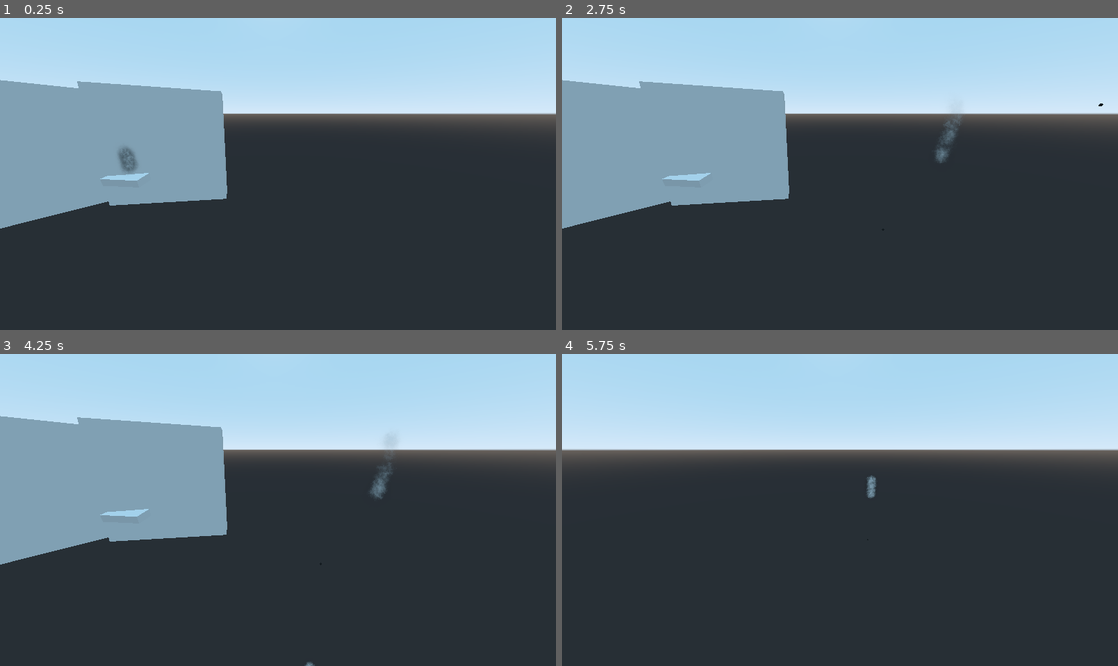
Above: before the commit, frames 1-4 (two rows, left to right).
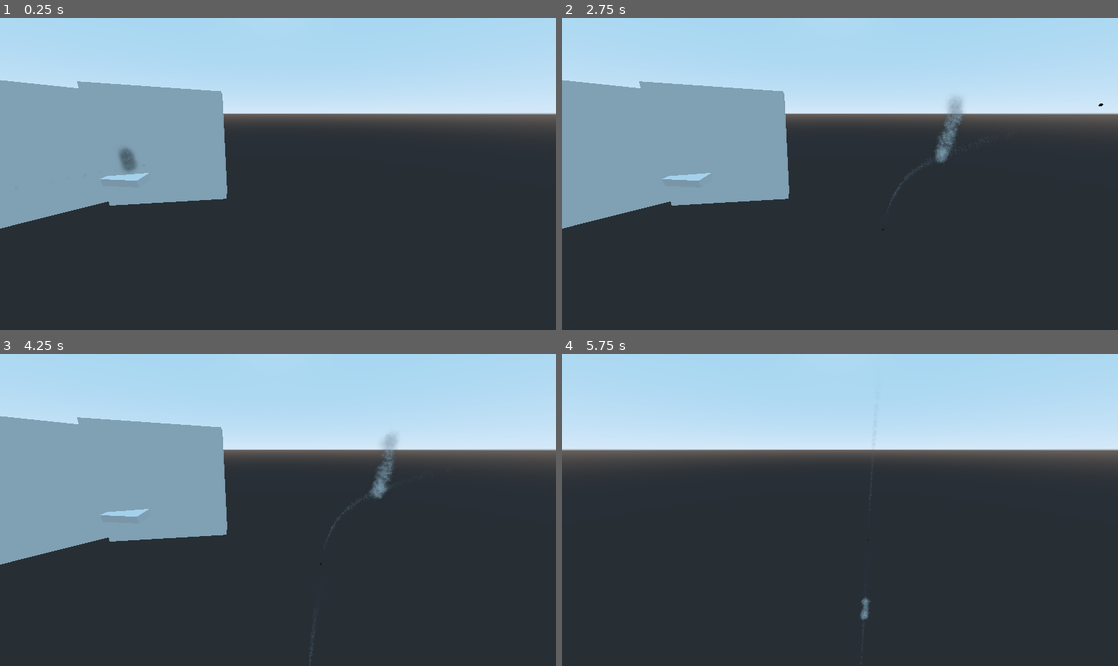
Above: after the commit, the same moments.

Repository: D-Niermann/SailingGame
Game: Godot game, scene res://nodes/CollisionTestScene2.tscn
Same seed, same stepped clock (60 frames per second), same inputs: the game is played once before the commit and once after it. This scene is started directly instead of the project's main scene. The engine's default icon, where the game draws it, is replaced by a stand-in: a white triangle on a blue panel in a dark square.
Inputs (mouse positions are in pixels of both pictures, inside the frame that each line leads up to):
- Up to frame 1 (0.25 s): no input
- Up to frame 2 (2.75 s): tap Enter (ui_accept) at 0.5, 0.77, 0.8, 1.07, 2.3 s; move the mouse to (962, 158) at 0.52 s; hold E (RotateCannonRight) 0.53-1.25 s; tap X (FireCannons) at 0.6, 2.1 s; click (962, 158) at 0.67 s; drag from (728, 189) to (812, 236) at 1.27 s; move the mouse to (895, 105) at 2.02 s; hold E (RotateCannonRight) from 2.03 s (still down); click (895, 105) at 2.17 s
- Up to frame 3 (4.25 s): release E (RotateCannonRight) at 2.75 s; drag from (250, 572) to (111, 463) at 2.77 s; move the mouse to (444, 556) at 3.52 s; hold Q (RotateCannonLeft) from 3.53 s (still down); hold R from 3.53 s (still down); click (444, 556) at 3.67 s; tap Enter (ui_accept) at 3.77, 3.8, 4.07 s
- Up to frame 4 (5.75 s): release Q (RotateCannonLeft) at 4.25 s; release R at 4.25 s; drag from (673, 463) to (756, 432) at 4.27 s; move the mouse to (867, 510) at 5.02 s; hold S from 5.03 s (still down); tap X (FireCannons) at 5.1 s; click (867, 510) at 5.17 s; tap Enter (ui_accept) at 5.3 s

The runs differ from the first frame. In frame 1, less than 0.1% of the frame differs, in the area x 22-24%, y 42-48%; in frame 2, 0.3%, in the area x 58-77%, y 25-60%; in frame 3, 0.2%; in frame 4, 0.2%.

Commit message:
added mockup gui

Diff:
--- a/Ball2.tscn
+++ b/Ball2.tscn
@@ -1,14 +1,60 @@
-[gd_scene load_steps=7 format=2]
+[gd_scene load_steps=15 format=2]
 
 [ext_resource path="res://nodes/TestCollision.gd" type="Script" id=1]
 [ext_resource path="res://materials/Black.tres" type="Material" id=2]
 [ext_resource path="res://nodes/Boye.gd" type="Script" id=3]
 [ext_resource path="res://nodes/WaterEnteredParticles.tscn" type="PackedScene" id=4]
+[ext_resource path="res://addons/kenney_particle_pack/smoke_03.png" type="Texture" id=5]
 
 [sub_resource type="SphereMesh" id=1]
 
 [sub_resource type="SphereShape" id=2]
 radius = 1.04042
+
+[sub_resource type="SpatialMaterial" id=3]
+render_priority = 1
+flags_transparent = true
+flags_vertex_lighting = true
+vertex_color_use_as_albedo = true
+params_billboard_mode = 3
+particles_anim_h_frames = 1
+particles_anim_v_frames = 1
+particles_anim_loop = false
+albedo_color = Color( 1, 1, 1, 0.392157 )
+albedo_texture = ExtResource( 5 )
+metallic_specular = 0.45
+
+[sub_resource type="Gradient" id=10]
+offsets = PoolRealArray( 0, 0.162602, 0.633423, 0.781671 )
+colors = PoolColorArray( 0, 0, 0, 0, 1, 1, 1, 1, 1, 1, 1, 0.0304779, 1, 1, 1, 0 )
+
+[sub_resource type="GradientTexture" id=11]
+gradient = SubResource( 10 )
+
+[sub_resource type="Curve" id=6]
+_data = [ Vector2( 0, 0.2125 ), 0.0, 0.0, 0, 0, Vector2( 1, 0.839773 ), 0.0, 0.0, 0, 0 ]
+
+[sub_resource type="CurveTexture" id=7]
+curve = SubResource( 6 )
+
+[sub_resource type="ParticlesMaterial" id=8]
+lifetime_randomness = 0.22
+direction = Vector3( 0, 1, 0 )
+spread = 2.16
+gravity = Vector3( 0, -5, 4 )
+angular_velocity = 56.55
+angular_velocity_random = 1.0
+damping = 5.3
+damping_random = 0.12
+angle = 263.7
+angle_random = 1.0
+scale = 0.5
+scale_random = 1.0
+scale_curve = SubResource( 7 )
+color_ramp = SubResource( 11 )
+
+[sub_resource type="QuadMesh" id=9]
+size = Vector2( 5, 5 )
 
 [node name="Ball" type="KinematicBody"]
 transform = Transform( 0.368184, 0, 0, 0, 0.368184, 0, 0, 0, 0.368184, 0, 0, 0 )
@@ -28,3 +74,14 @@
 reactionSpeed = 1.0
 
 [node name="Particles" parent="." instance=ExtResource( 4 )]
+lifetime = 3.0
+
+[node name="trail" parent="." instance=ExtResource( 4 )]
+transform = Transform( 1, 0, 0, 0, 1, 0, 0, 0, 1, -0.0211141, 0, 0.00772725 )
+material_override = SubResource( 3 )
+emitting = true
+amount = 150
+explosiveness = 0.0
+randomness = 0.44
+process_material = SubResource( 8 )
+draw_pass_1 = SubResource( 9 )
--- a/main.tscn
+++ b/main.tscn
@@ -84,6 +84,11 @@
 pitch_factor = 0.1
 yaw_factor = 0.1
 
+[node name="OtherShip" parent="." instance=ExtResource( 13 )]
+transform = Transform( -0.3471, 0, -0.937828, 0, 1, 0, 0.937828, 0, -0.3471, 12.1572, 6.26637, -42.8521 )
+pitch_factor = 0.1
+yaw_factor = 0.1
+
 [node name="Camera" type="Camera" parent="." groups=[
 "Camera",
 ]]
@@ -253,7 +258,7 @@
 stringToHuman2 = "../NavMeshCont/Navigation/Human"
 pathToC1 = "../PlayerShipContainer/Ship"
 pathToC2 = "../NavMeshCont"
-a = 1.24785e+06
+a = 1.25614e+06
 
 [node name="Terrain" type="MeshInstance" parent="."]
 transform = Transform( 598.053, 1.20345, 0, -1.93904, 2.1846, 0, 0, 0, 395.96, 109.61, -5.91, 20.75 )
@@ -274,10 +279,10 @@
 material/0 = ExtResource( 5 )
 
 [node name="Cloud" type="Sprite3D" parent="."]
-transform = Transform( -5.83686, -2.14116, -9.35852e-08, 6.57252e-14, -4.89131e-08, 1.119, -2.14116, 5.83686, 2.55135e-07, 65.7378, 129.746, 118.046 )
+transform = Transform( -6.14913, 0.91858, 4.01572e-08, 6.57252e-14, -4.89131e-08, 1.119, 0.91858, 6.14913, 2.6878e-07, 65.7378, 129.746, 118.046 )
 cast_shadow = 3
 modulate = Color( 0.52549, 0.541176, 1, 0.498039 )
-opacity = 0.190217
+opacity = 0.779001
 pixel_size = 0.09
 shaded = true
 alpha_cut = 2
@@ -285,10 +290,10 @@
 script = ExtResource( 19 )
 
 [node name="Sprite3D12" type="Sprite3D" parent="Cloud"]
-transform = Transform( 0.156084, -0.988204, -4.32142e-08, 0.988204, 0.156084, -3.6885e-08, 4.31942e-08, -3.68955e-08, 0.99951, -1.02624, -49.6376, 0.136757 )
+transform = Transform( 0.0312608, -0.999972, -4.3727e-08, 0.999972, 0.0312608, -4.23449e-08, 4.37073e-08, -4.23518e-08, 0.999493, -1.02594, -49.6479, 0.136757 )
 cast_shadow = 3
 modulate = Color( 0.52549, 0.541176, 1, 0.498039 )
-opacity = 0.160631
+opacity = 0.923354
 pixel_size = 0.09
 shaded = true
 alpha_cut = 2
@@ -296,10 +301,10 @@
 script = ExtResource( 19 )
 
 [node name="Sprite3D13" type="Sprite3D" parent="Cloud"]
-transform = Transform( 0.0820736, -1.85297, -8.09376e-08, 1.85297, 0.0820736, -4.00922e-08, 8.09977e-08, -4.01234e-08, 0.99951, -18.2515, -55.7599, 0.143547 )
+transform = Transform( 0.867722, -1.63933, -7.15979e-08, 1.63933, 0.867722, -5.77691e-09, 7.16581e-08, -5.78216e-09, 0.999493, -18.2494, -55.7695, 0.143547 )
 cast_shadow = 3
 modulate = Color( 0.52549, 0.541176, 1, 0.498039 )
-opacity = 0.841005
+opacity = 0.00492709
 pixel_size = 0.09
 shaded = true
 alpha_cut = 2
@@ -307,10 +312,10 @@
 script = ExtResource( 19 )
 
 [node name="Sprite3D14" type="Sprite3D" parent="Cloud"]
-transform = Transform( -0.929503, -0.369658, -1.61565e-08, 0.369658, -0.929503, -8.4337e-08, 1.61704e-08, -8.43551e-08, 0.99951, -20.9117, -30.0099, 0 )
+transform = Transform( -0.738574, -0.674653, -2.94942e-08, 0.674653, -0.738574, -7.59902e-08, 2.95005e-08, -7.6006e-08, 0.999493, -20.9109, -30.0093, 0 )
 cast_shadow = 3
 modulate = Color( 0.52549, 0.541176, 1, 0.498039 )
-opacity = 0.846479
+opacity = 0.574066
 pixel_size = 0.09
 shaded = true
 alpha_cut = 2
--- a/materials/visual_water_aORG.tres
+++ b/materials/visual_water_aORG.tres
@@ -11,18 +11,15 @@
 [ext_resource path="res://textures/water/gerstner_normal.png" type="Texture" id=9]
 [ext_resource path="res://textures/water/plankton_albedo.png" type="Texture" id=10]
 [ext_resource path="res://textures/water/underwater_overlay.png" type="Texture" id=11]
+[ext_resource path="res://textures/water/gradients/water_gradient_a.tres" type="Gradient" id=12]
 [ext_resource path="res://textures/post/lense_glare_a.png" type="Texture" id=13]
 
 [sub_resource type="ViewportTexture" id=1]
 flags = 4
 viewport_path = NodePath("render_targets/vector_map_buffer")
 
-[sub_resource type="Gradient" id=2]
-offsets = PoolRealArray( 0.00483092, 0.384279, 0.694323, 1 )
-colors = PoolColorArray( 0.308754, 0.552734, 0.538439, 1, 0.171387, 0.457031, 0.390083, 1, 0.108765, 0.28234, 0.316406, 1, 0.0419922, 0.137871, 0.25, 1 )
-
 [sub_resource type="GradientTexture" id=3]
-gradient = SubResource( 2 )
+gradient = ExtResource( 12 )
 
 [resource]
 resource_local_to_scene = true
--- a/nodes/ocean.tscn
+++ b/nodes/ocean.tscn
@@ -53,7 +53,6 @@
 
 [node name="MeshInstance" type="MeshInstance" parent="."]
 transform = Transform( 4.16144, 0, 0, 0, 4.16144, 0, 0, 0, 4.16144, -0.615302, -0.925942, 0 )
-visible = false
 mesh = SubResource( 2 )
 material/0 = SubResource( 3 )
 
--- a/nodes/ui.tscn
+++ b/nodes/ui.tscn
@@ -1,6 +1,7 @@
-[gd_scene load_steps=2 format=2]
+[gd_scene load_steps=3 format=2]
 
 [ext_resource path="res://nodes/ui.gd" type="Script" id=1]
+[ext_resource path="res://Sprites/mockupGUI.png" type="Texture" id=2]
 
 [node name="ui" type="Control"]
 margin_left = 7.0
@@ -8,6 +9,17 @@
 margin_right = 274.0
 margin_bottom = 156.0
 script = ExtResource( 1 )
+__meta__ = {
+"_edit_use_anchors_": false
+}
+
+[node name="TextureRect" type="TextureRect" parent="."]
+margin_left = 27.1953
+margin_top = -5.52441
+margin_right = 1838.2
+margin_bottom = 1158.48
+texture = ExtResource( 2 )
+expand = true
 __meta__ = {
 "_edit_use_anchors_": false
 }
--- a/placement.gd
+++ b/placement.gd
@@ -2,7 +2,7 @@
 
 
 # Declare member variables here.
-var tile = 1.0
+var tile = 1
 export var path: NodePath # this is the path to floor body which you want to place stuff on
 var target = null
 var highlight = null
@@ -66,9 +66,9 @@
 						originOfRay = selected.global_transform.origin + backward
 						hit = spaceState.intersect_ray(originOfRay, originOfRay + downward, [selected], 0b1)
 						if !hit.empty() && hit.collider == target:
-							var area: Area = selected.get_node("Area")
-							var colliders: Array = area.get_overlapping_areas()
-							if colliders.empty():
+							var coll = selected.move_and_collide(Vector3(0.0,0,0), false,false,true)
+							print(coll.collider_id)
+							if !coll || coll.collider == target:
 								canPlace = true
 		if Input.is_action_just_pressed("ui_cancel"):
 			if parent != null:
--- a/project.godot
+++ b/project.godot
@@ -35,6 +35,15 @@
 
 [input]
 
+ui_accept={
+"deadzone": 0.5,
+"events": [ Object(InputEventKey,"resource_local_to_scene":false,"resource_name":"","device":0,"alt":false,"shift":false,"control":false,"meta":false,"command":false,"pressed":false,"scancode":16777221,"unicode":0,"echo":false,"script":null)
+, Object(InputEventKey,"resource_local_to_scene":false,"resource_name":"","device":0,"alt":false,"shift":false,"control":false,"meta":false,"command":false,"pressed":false,"scancode":16777222,"unicode":0,"echo":false,"script":null)
+, Object(InputEventKey,"resource_local_to_scene":false,"resource_name":"","device":0,"alt":false,"shift":false,"control":false,"meta":false,"command":false,"pressed":false,"scancode":32,"unicode":0,"echo":false,"script":null)
+, Object(InputEventJoypadButton,"resource_local_to_scene":false,"resource_name":"","device":0,"button_index":0,"pressure":0.0,"pressed":false,"script":null)
+, Object(InputEventMouseButton,"resource_local_to_scene":false,"resource_name":"","device":0,"alt":false,"shift":false,"control":false,"meta":false,"command":false,"button_mask":0,"position":Vector2( 0, 0 ),"global_position":Vector2( 0, 0 ),"factor":1.0,"button_index":1,"pressed":false,"doubleclick":false,"script":null)
+ ]
+}
 FireCannons={
 "deadzone": 0.5,
 "events": [ Object(InputEventKey,"resource_local_to_scene":false,"resource_name":"","device":0,"alt":false,"shift":false,"control":false,"meta":false,"command":false,"pressed":false,"scancode":88,"unicode":0,"echo":false,"script":null)
--- a/test.tscn
+++ b/test.tscn
@@ -2,7 +2,7 @@
 
 [ext_resource path="res://placement.gd" type="Script" id=1]
 [ext_resource path="res://icon.png" type="Texture" id=2]
-[ext_resource path="res://wide.png" type="Texture" id=3]
+[ext_resource path="res://Sprites/wide.png" type="Texture" id=3]
 
 [sub_resource type="BoxShape" id=1]
 extents = Vector3( 5, 0.25, 10 )
@@ -42,6 +42,7 @@
 shape = SubResource( 3 )
 
 [node name="MeshInstance" type="MeshInstance" parent="Ship/Item"]
+visible = false
 mesh = SubResource( 4 )
 material/0 = null
 
@@ -49,10 +50,20 @@
 transform = Transform( 1, 0, 0, 0, -1.62921e-07, 1, 0, -1, -1.62921e-07, 0, 0, 0 )
 texture = ExtResource( 2 )
 
-[node name="Area" type="Area" parent="Ship/Item"]
+[node name="Item3" type="KinematicBody" parent="Ship"]
+transform = Transform( 1, 0, 0, 0, 1, 0, 0, 0, 1, 0, 0.81238, -2.91848 )
 
-[node name="CollisionShape" type="CollisionShape" parent="Ship/Item/Area"]
+[node name="CollisionShape" type="CollisionShape" parent="Ship/Item3"]
 shape = SubResource( 3 )
+
+[node name="MeshInstance" type="MeshInstance" parent="Ship/Item3"]
+visible = false
+mesh = SubResource( 4 )
+material/0 = null
+
+[node name="Sprite3D" type="Sprite3D" parent="Ship/Item3"]
+transform = Transform( 1, 0, 0, 0, -1.62921e-07, 1, 0, -1, -1.62921e-07, 0, 0, 0 )
+texture = ExtResource( 2 )
 
 [node name="Item2" type="KinematicBody" parent="Ship"]
 transform = Transform( 1, 0, 0, 0, 1, 0, 0, 0, 1, 2.98023e-08, 0.81238, 4.87823 )
@@ -61,6 +72,7 @@
 shape = SubResource( 5 )
 
 [node name="MeshInstance" type="MeshInstance" parent="Ship/Item2"]
+visible = false
 mesh = SubResource( 6 )
 material/0 = null
 
@@ -68,13 +80,8 @@
 transform = Transform( 1, 0, 0, 0, -1.62921e-07, 1, 0, -1, -1.62921e-07, 0, 0, 0 )
 texture = ExtResource( 3 )
 
-[node name="Area" type="Area" parent="Ship/Item2"]
-
-[node name="CollisionShape" type="CollisionShape" parent="Ship/Item2/Area"]
-shape = SubResource( 5 )
-
 [node name="Camera" type="Camera" parent="."]
-transform = Transform( 1, 0, 0, 0, 0.866025, 0.5, 0, -0.5, 0.866025, 0, 6, 13 )
+transform = Transform( 1, 0, 0, 0, 0.304033, 0.952662, 0, -0.952662, 0.304033, -0.542944, 6.55593, 5.57758 )
 
 [node name="placement" type="Spatial" parent="."]
 script = ExtResource( 1 )
Binary file added: Sprites/mockupGUI.png
Not shown, added: Sprites/mockupGUI.png.import
Binary file added: Sprites/wide.png
Not shown, changed: Sprites/wide.png.import
